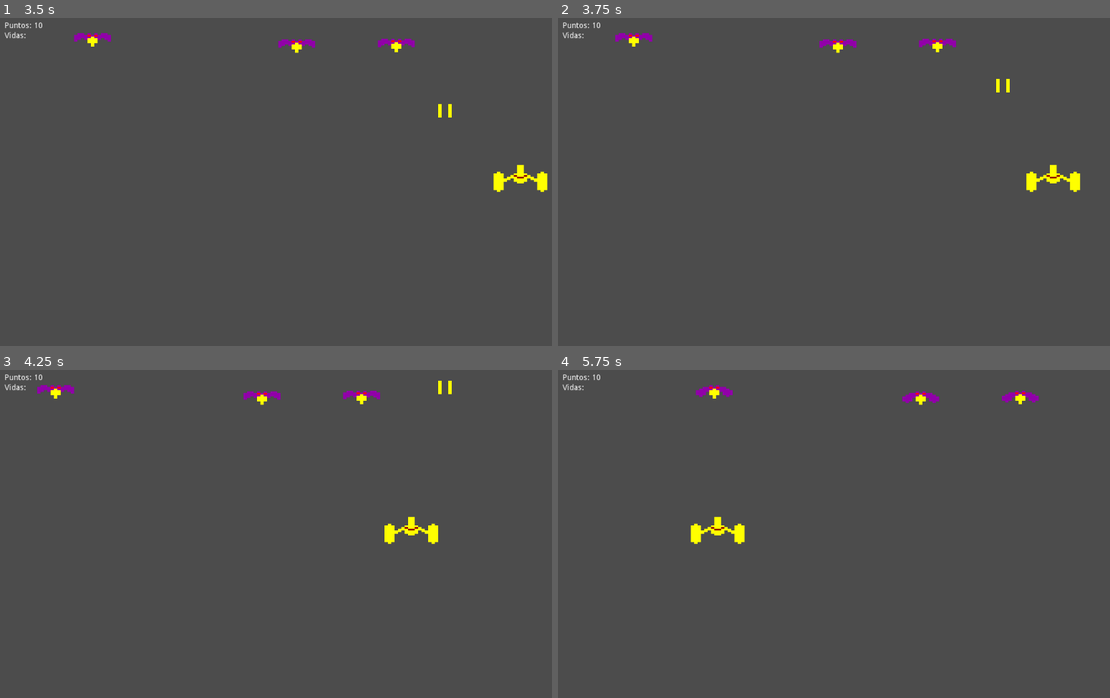
Above: before the commit, frames 1-4 (two rows, left to right).
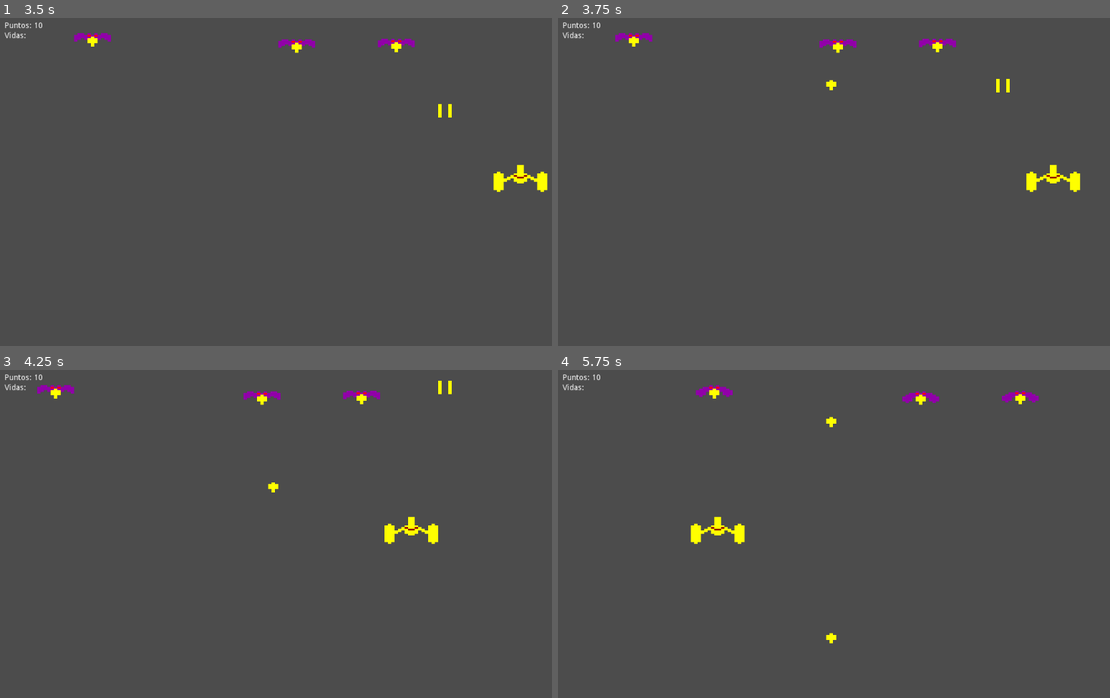
Above: after the commit, the same moments.

Repository: ncabanes/cursosYouTube
Game: Godot game, scene res://Bienvenida.tscn
The game is run twice, just before and just after one commit, with the same random seed, the same clock (stepped at 60 frames per second) and the same inputs.
Inputs:
- Up to frame 1 (3.5 s): tap Enter at 0.5 s; hold Right (ui_right) 0.53-1.28 s; hold J 0.53-1.28 s; tap Space at 0.77, 1.52, 3.02 s; hold Left (ui_left) 1.28-2.03 s; tap J at 1.35, 2.85 s; hold J 2.03-2.78 s; hold Right (ui_right) from 2.03 s (still down)
- Up to frame 2 (3.75 s): release Right (ui_right) at 3.53 s; hold Left (ui_left) from 3.53 s (still down); hold J from 3.53 s (still down)
- Up to frame 3 (4.25 s): keep holding Left (ui_left); keep holding J; tap Space at 3.77 s
- Up to frame 4 (5.75 s): keep holding Left (ui_left); release J at 4.28 s; tap J at 4.35 s; tap Space at 4.52 s; hold J from 5.03 s (still down)

Frame 1 is identical in both runs. In frame 2, less than 0.1% of the frame differs, in the area x 48-51%, y 18-23%; in frame 3, less than 0.1%; in frame 4, less than 0.1%, in the area x 48-51%, y 14-84%.

Commit message:
Godot 2020: Estado tras el video 11 (disparos - 1)

Diff:
--- /dev/null
+++ b/godot2020/proyecto/Marcianos/DisparoDeEnemigo.gd
@@ -0,0 +1,12 @@
+extends Area2D
+
+export var pixelesPorSegundo : int = 180
+
+func _ready():
+	pass
+
+func _process(delta):
+	position.y += pixelesPorSegundo * delta
+
+	if position.y > 600:
+		queue_free()
--- /dev/null
+++ b/godot2020/proyecto/Marcianos/DisparoDeEnemigo.tscn
@@ -0,0 +1,16 @@
+[gd_scene load_steps=4 format=2]
+
+[ext_resource path="res://imagenes/disparoEnemigo.png" type="Texture" id=1]
+[ext_resource path="res://DisparoDeEnemigo.gd" type="Script" id=2]
+
+[sub_resource type="RectangleShape2D" id=1]
+extents = Vector2( 7.07409, 7.45133 )
+
+[node name="DisparoDeEnemigo" type="Area2D"]
+script = ExtResource( 2 )
+
+[node name="Sprite" type="Sprite" parent="."]
+texture = ExtResource( 1 )
+
+[node name="CollisionShape2D" type="CollisionShape2D" parent="."]
+shape = SubResource( 1 )
--- a/godot2020/proyecto/Marcianos/Juego.gd
+++ b/godot2020/proyecto/Marcianos/Juego.gd
@@ -1,10 +1,29 @@
 extends Node2D
 
+const DISPARO = preload("res://DisparoDeEnemigo.tscn")
+
 var puntos = 0
+
+var tiempoMinPorDisparo = 1.0
+var tiempoMaxPorDisparo = 3.0
+
+var tiempoHastaSiguienteDisparo = tiempoMaxPorDisparo
+var tiempoTranscurridoDesdeDisparo = 0
+
 
 func _ready():
 	pass # Replace with function body.
 
+func _process(delta):
+	tiempoTranscurridoDesdeDisparo += delta
+	if (tiempoTranscurridoDesdeDisparo >= tiempoHastaSiguienteDisparo):
+		tiempoTranscurridoDesdeDisparo = 0
+		tiempoHastaSiguienteDisparo = tiempoMinPorDisparo + \
+			randf() * (tiempoMaxPorDisparo - tiempoMinPorDisparo)
+		#print("Pium")
+		var disparo = DISPARO.instance()
+		disparo.position = Vector2(500, 100)
+		get_parent().add_child(disparo)
 
 func incrementarPuntos():
 	puntos += 10
Binary file added: godot2020/proyecto/Marcianos/imagenes/disparoEnemigo.png
Not shown, added: godot2020/proyecto/Marcianos/imagenes/disparoEnemigo.png.import
Not shown, changed: godot2020/README.md
Not shown, added: godot2020/versiones/Marcianos-godot011-disparos1.zip
